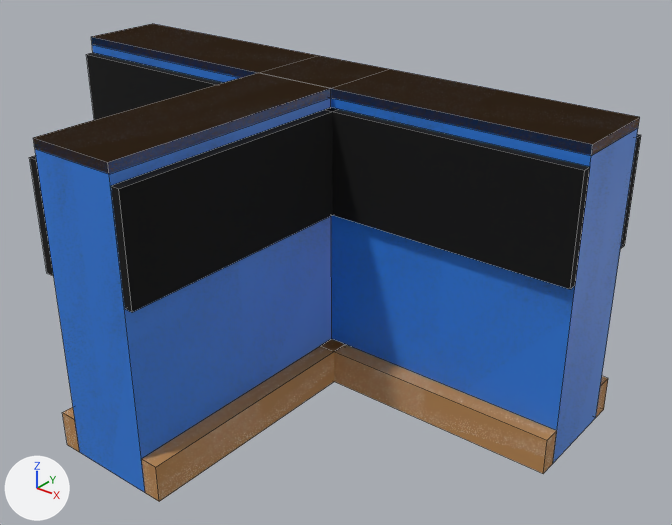
Before and after pictures for a commit that changed the Blender file assets/managed-models/livestock-interior/partition-tee/partition-tee.blend.
The view is the same before and after, from a 50 mm camera at (0.95, -1.156, 0.879) aimed at (0.117, -0.115, 0.233). The axes (+X, +Y, +Z) are drawn at lower left. The lights are the same throughout. The picture after the commit comes second. Mesh edges are drawn as thin lines.

The first picture shows 'partition-tee'.
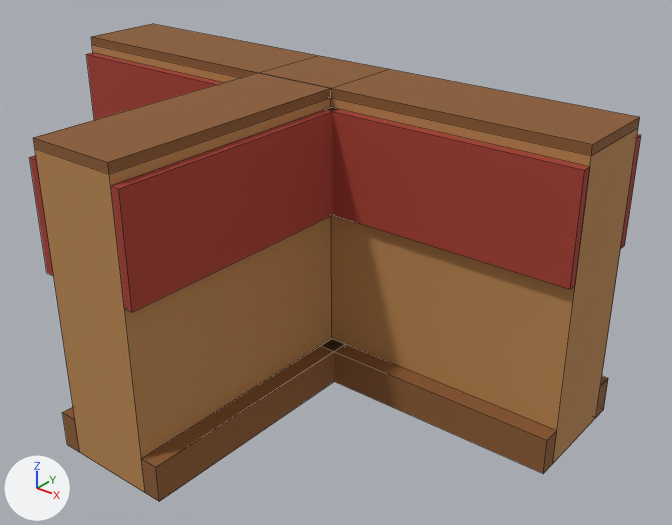
Boxes (x1, y1, x2, y2) around the edits, measured in the pictures (672 x 525 px; the box of a moved part takes in the faces that stretch with it):
'partition-tee', reshaped, surface changed
    both: (30, 24, 641, 502)
part 1 of me_partition_tee, moved or reshaped
    before: (34, 37, 640, 493)
    after: (35, 45, 638, 493)
part 2 of me_partition_tee, surface changed
    both: (30, 24, 641, 502)

The change, as a list of edits to the scene's bpy script:
```text
Change me_partition_tee:
    where me_partition_tee.from_pydata(...)  # 176 vertices, 132 faces; spans x -0.5..0.5, y -0.5..0.105, z 0.0..0.5
    used by ob_partition_tee; location = (0.0, 0.0, 0.0)
    before: 4 (-0.075, -0.075, 0.5) at pixel (258, 72), 5 (0.075, -0.075, 0.5) at pixel (330, 88), 6 (0.075, 0.075, 0.5) at pixel (388, 69), 7 (-0.075, 0.075, 0.5) at pixel (317, 55), 20 (0.075, -0.075, 0.5) at pixel (330, 88)
    before: 21 (0.5, -0.075, 0.5) at pixel (592, 144), 22 (0.5, 0.075, 0.5) at pixel (639, 117), 23 (0.075, 0.075, 0.5) at pixel (388, 69), 68 (-0.075, -0.5, 0.5) at pixel (33, 137), 69 (0.075, -0.5, 0.5) at pixel (107, 162)
    before: 70 (0.075, -0.075, 0.5) at pixel (330, 88), 71 (-0.075, -0.075, 0.5) at pixel (258, 72), 116 (-0.5, -0.075, 0.5) at pixel (91, 36), 117 (-0.075, -0.075, 0.5) at pixel (258, 72), 118 (-0.075, 0.075, 0.5) at pixel (317, 55)
    before: 119 (-0.5, 0.075, 0.5) at pixel (152, 23)
    me_partition_tee part 1
    add for i in [*range(4, 8), *range(20, 24), *range(68, 72), *range(116, 120)]: me_partition_tee.vertices[i].co += Vector((0.0, 0.0, -0.015))
    me_partition_tee part 2: texture (UV) coordinates of 132 of 132 faces, centred in x -0.5..0.5, y -0.5..0.105, z 0.0..0.5, changed; they spanned u 0.19..0.81, v 0.17..0.5 and now span u 0.31..0.94, v 0.38..0.62
```
